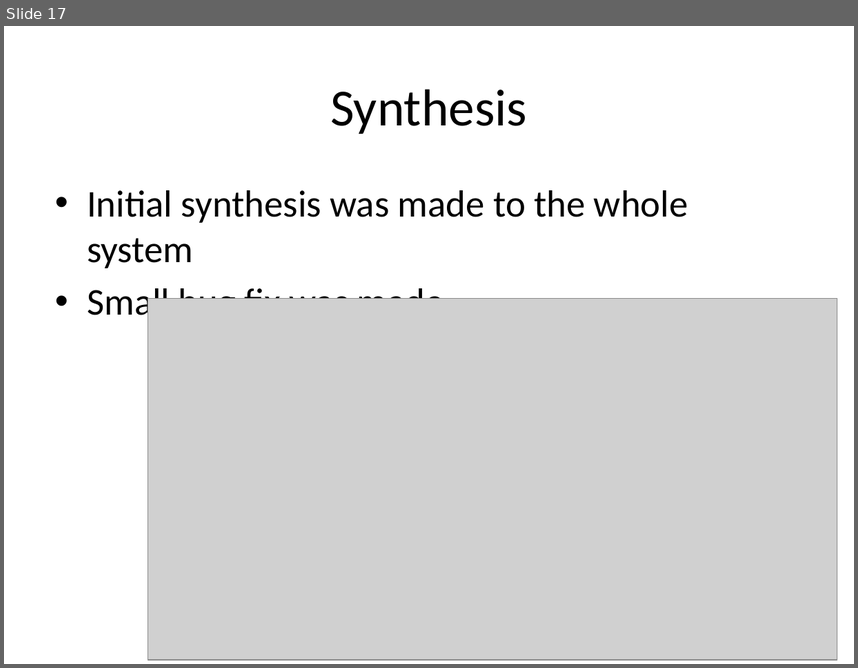
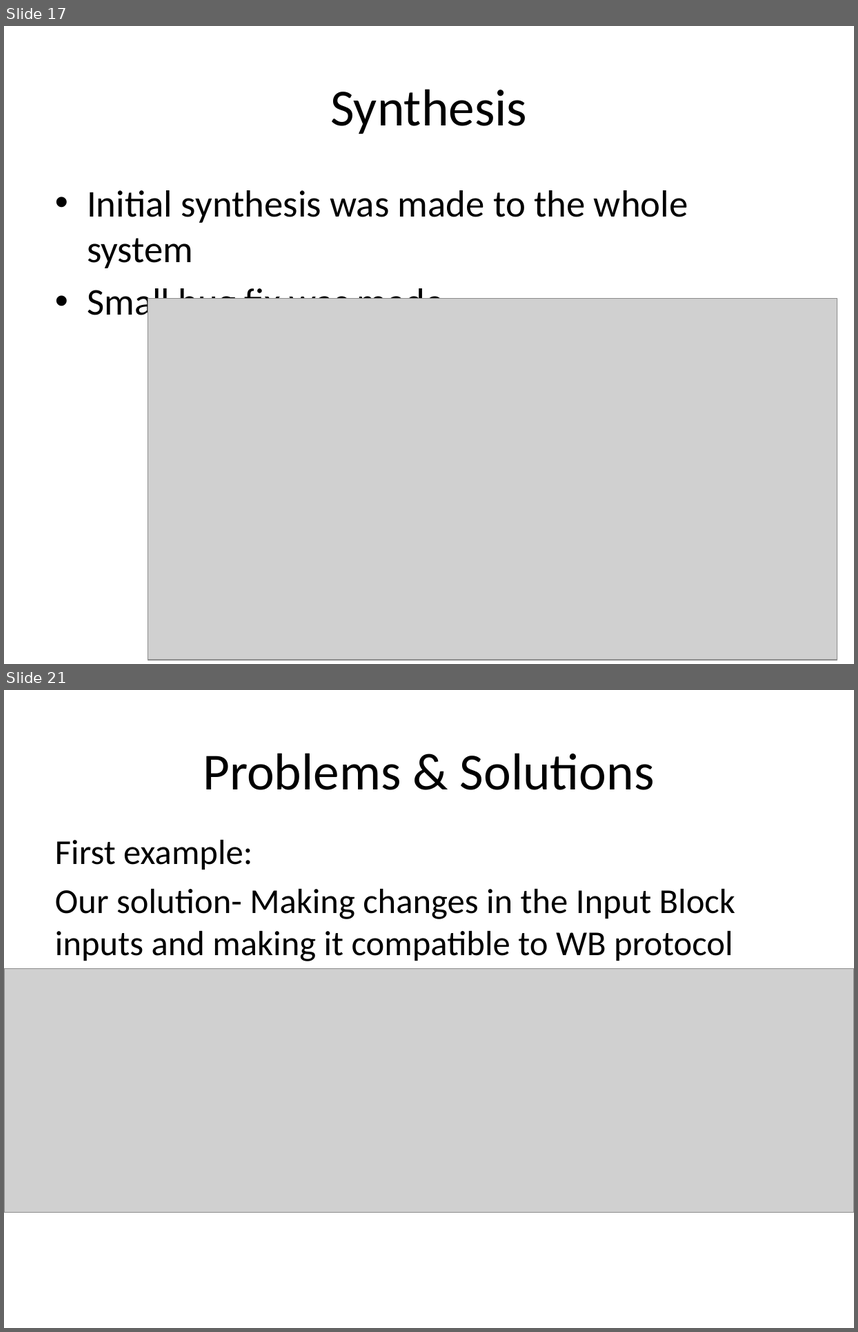
Before and after one commit to battellino/moran-zvika-project, a slide deck: presentation/FinalB/finalB.pptx. Shown one above the other, each under a label of ours: slide 17 before the commit, slides 17 and 21 after it; the slides between them are not shown. The pictures are 858x668 and 858x1332 pixels, drawn with LibreOffice and Linux fonts; fonts in the diff are those of the drawing; grey boxes stand for pictures; background and template pictures are left out. Boxes give left, top, right and bottom in pixels: in the first picture for what was removed or moved away, otherwise in the second. Text is boxed around its words. In the diff, an @@ line names an element or a change of style, - is before the commit and + after.

```diff
--- a/presentation/FinalB/finalB.pptx
+++ b/presentation/FinalB/finalB.pptx
@@ slide 21 added at bbox=[4, 690, 854, 1328], background picture (left out) @@
@@ title added at bbox=[203, 753, 655, 790], 44 pt, text #000000 @@
+Problems & Solutions
@@ text added at bbox=[55, 840, 735, 961], 29.6 pt, text #000000 @@
+First example:
+Our solution- Making changes in the Input Block inputs and making it compatible to WB protocol
@@ picture added at bbox=[4, 969, 854, 1212] @@
```
Also in this commit, not shown: 16 slides changed, 1 other slide added, 1 slide removed.
